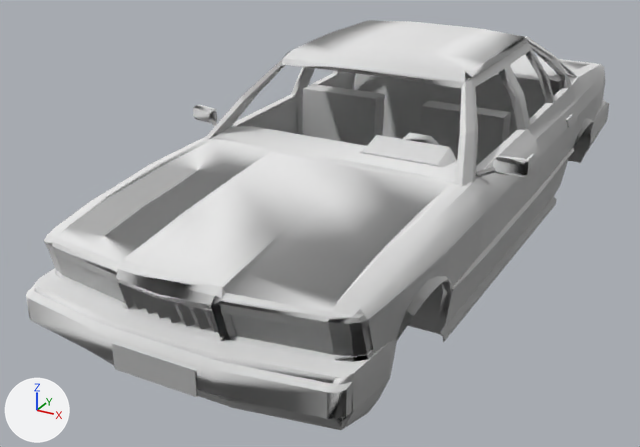
One commit to the OBJ model src/main/resources/assets/exivpack/objmodels/vehicles/sentinel.obj: the scene before it, then after it.
The view is the same before and after, from a camera (50 mm lens) standing at (3.07, -8.81, 3.05) and looking at (-0.43, -2.45, -0.13). Every picture has the same lights, and +X, +Y and +Z are marked at lower left. Where no turn or scale is listed for an object, it has been applied to the vertices.

Names of what the first picture shows: '$bumper_front', '$chassis_core', '$chassis_primary', '$door_front_left', '$door_front_right', '$door_hood', '$door_rear_left', '$door_rear_right', '$indicator_left', '$interior', '$lights_front', '$seats'.
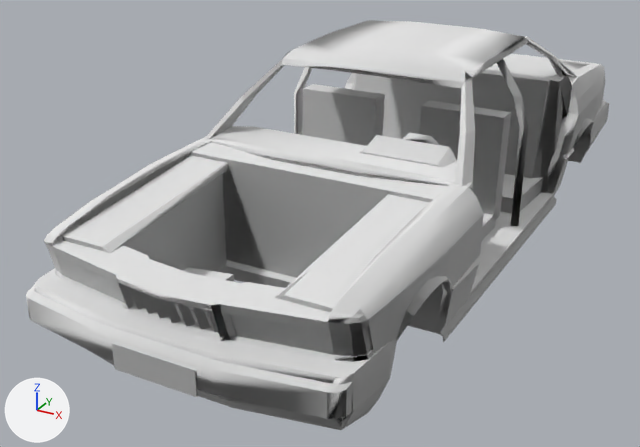
Location of each change, (x1, y1, x2, y2) in pixels of the pictures (640 x 447 px):
'$door_hood', deleted
    before: (52, 141, 449, 322)
'$door_front_left', deleted
    before: (465, 59, 541, 292)
'$door_rear_left', deleted
    before: (503, 42, 579, 226)
'$door_front_right', deleted
    before: (193, 65, 309, 134)
'$door_rear_right', deleted
    before: (305, 68, 356, 89)
'$chassis_core', unchanged, uncovered by the edit
    before: (124, 126, 583, 342)
    after: (63, 126, 583, 342)

The change in detail:
Object '$door_front_left' (ob_door_front_left) is deleted.
Object '$door_front_right' (ob_door_front_right) is deleted.
Object '$door_hood' (ob_door_hood) is deleted.
Object '$door_rear_left' (ob_door_rear_left) is deleted.
Object '$door_rear_right' (ob_door_rear_right) is deleted.
